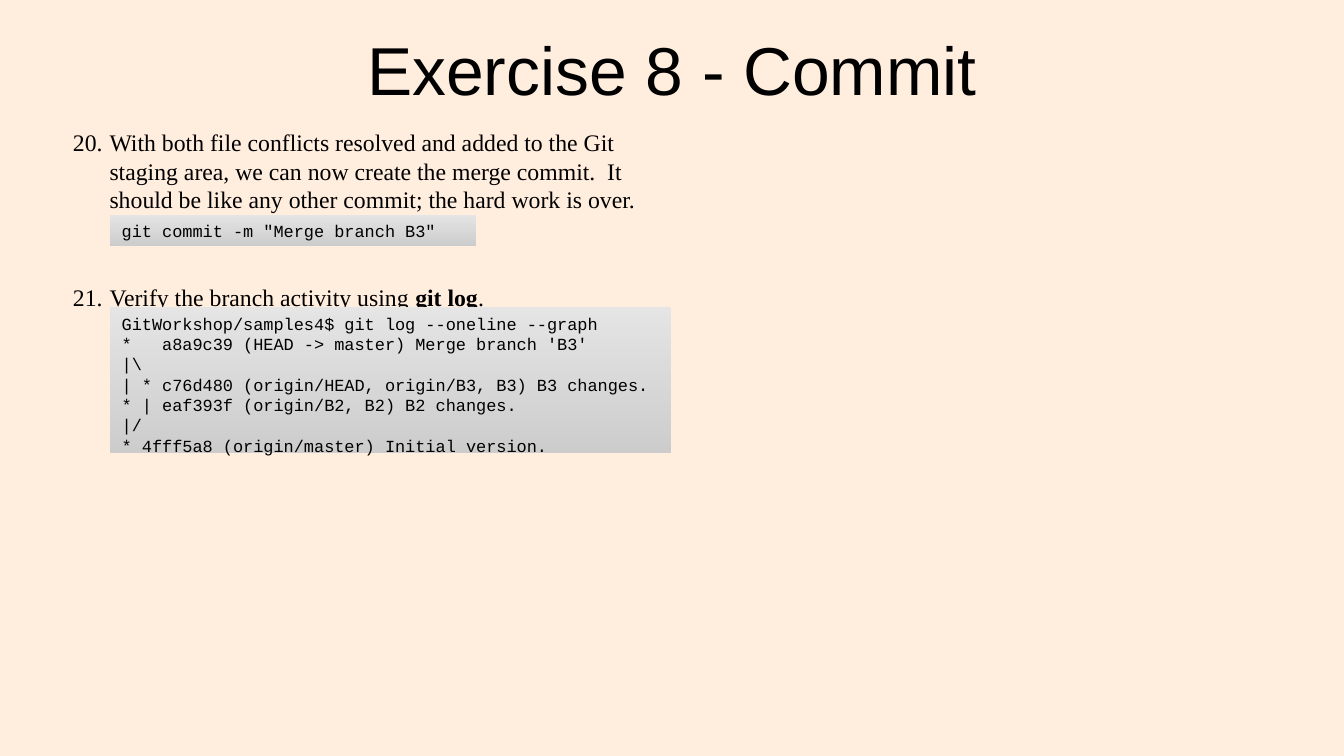
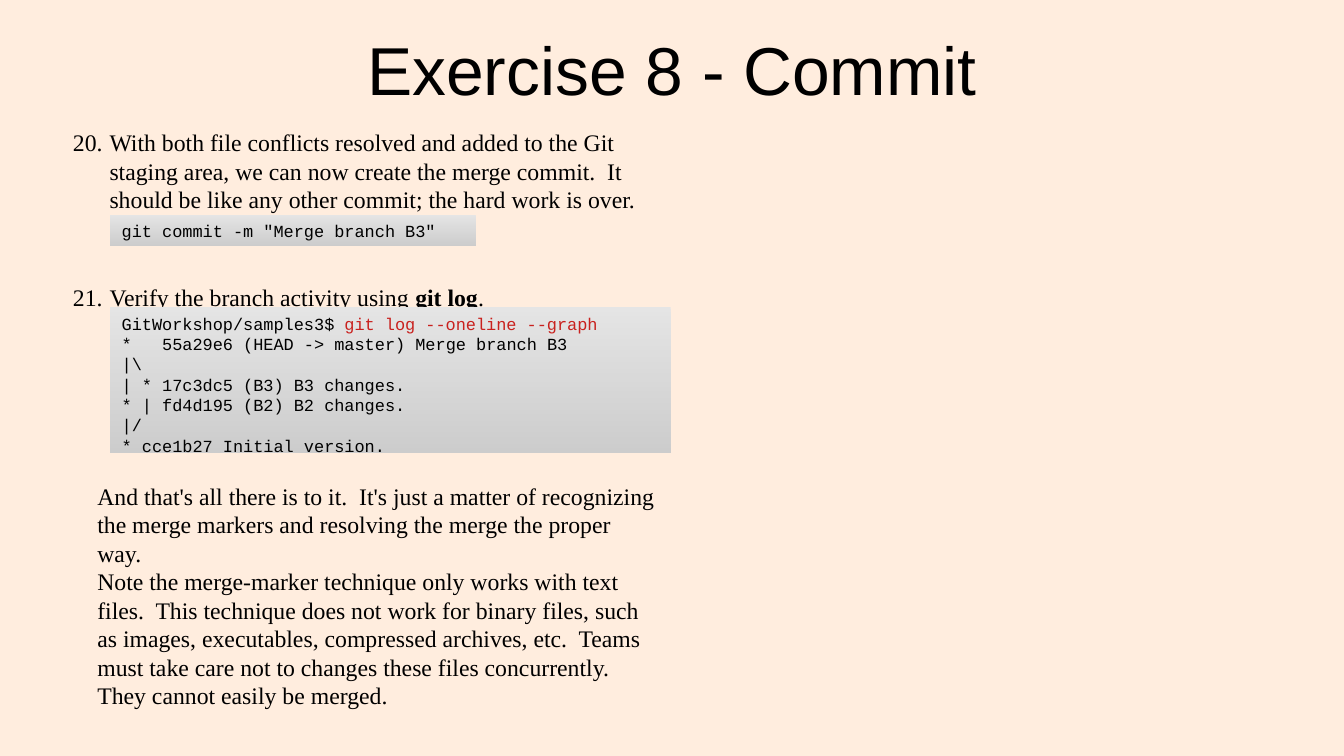
Before and after one commit to lacounty-isab/workshops, a slide deck: slide 19 of git/GitWorkshop2.odp. Drawn at 1344x756 pixels with LibreOffice and Linux fonts; fonts in the diff are those of the drawing. Boxes give left, top, right and bottom in pixels: in the first picture for what was removed or moved away, otherwise in the second. Text is boxed around its words. In the diff, an @@ line names an element or a change of style, - is before the commit and + after.

Commit message:
Completed Exercise 8 on merge-conflicts; started Remote Repositories section.
This commit starts the re-organization of content in three parts
rather than just two.  The title pages do not reflect that yet.

```diff
--- a/git/GitWorkshop2.odp
+++ b/git/GitWorkshop2.odp
@@ text in rectangle at [122,317,598,354]: text changed @@
-GitWorkshop/samples4$ git log --oneline --graph
-* a8a9c39 (HEAD -> master) Merge branch 'B3'
+GitWorkshop/samples3$ git log --oneline --graph
+* 55a29e6 (HEAD -> master) Merge branch B3
@@ text in rectangle at [162,378,405,415]: text changed @@
-| * c76d480 (origin/HEAD, origin/B3, B3) B3 changes.
-* | eaf393f (origin/B2, B2) B2 changes.
+| * 17c3dc5 (B3) B3 changes.
+* | fd4d195 (B2) B2 changes.
@@ text in rectangle at [142,439,385,457]: text changed @@
-* 4fff5a8 (origin/master) Initial version.
+* cce1b27 Initial version.
@@ text added at [97,488,654,709], 14 pt, text #000000 @@
+And that's all there is to it. It's just a matter of recognizing the merge markers and resolving the merge the proper way.
+Note the merge-marker technique only works with text files. This technique does not work for binary files, such as images, executables, compressed archives, etc. Teams must take care not to changes these files concurrently. They cannot easily be merged.
```
Also in this commit, not shown: 5 other slides changed, 1 slide added, 6 other files.
